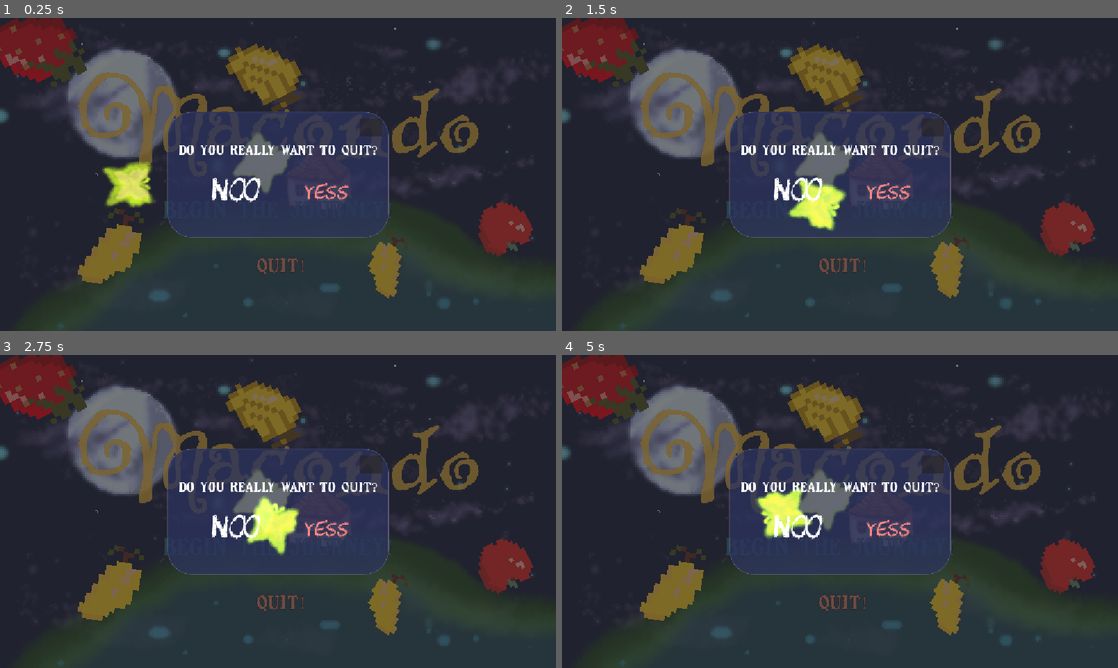
Above: before the commit, frames 1-4 (two rows, left to right).
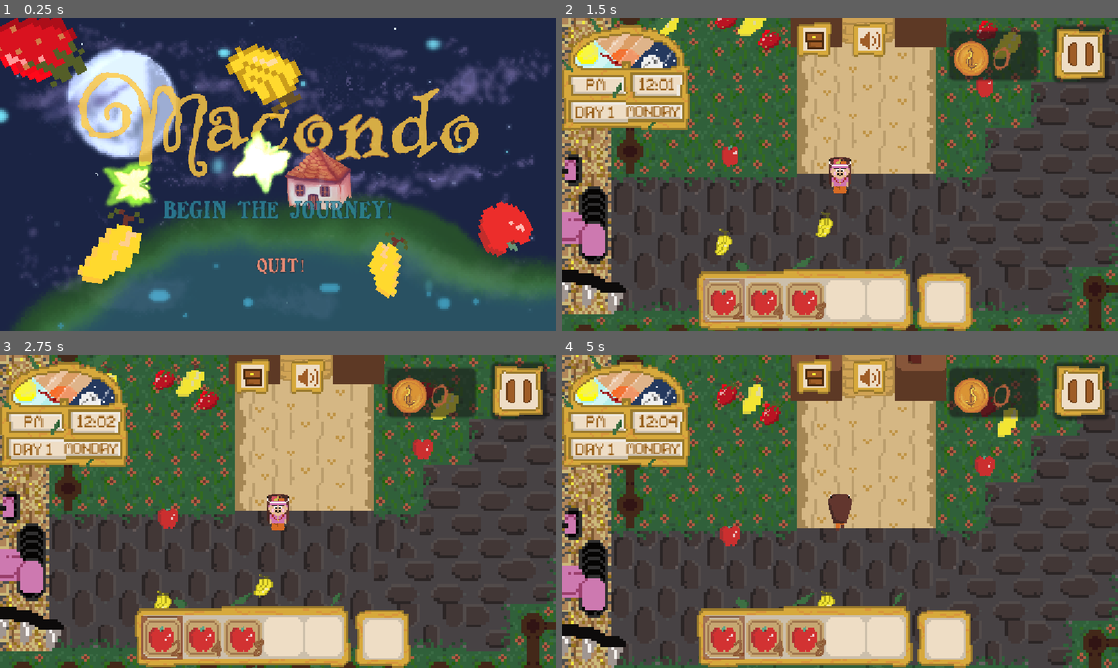
Above: after the commit, the same moments.

Repository: savageAryan/MOCONDO-FRUIT-BASH
Game: Godot game, scene res://scenes/mainmenu.tscn
The game is run twice, just before and just after one commit, with the same random seed, the same clock (stepped at 60 frames per second) and the same inputs.
Inputs (mouse positions are in pixels of both pictures, inside the frame that each line leads up to):
- Up to frame 1 (0.25 s): no input
- Up to frame 2 (1.5 s): click "BEGIN THE JOURNEY!" at 0.5 s; click (840, 212) at 1.25 s, where only the run before the commit has a clickable "BEGIN THE JOURNEY!"
- Up to frame 3 (2.75 s): click (278, 505) at 2.02 s
- Up to frame 4 (5 s): click (812, 376) at 2.77 s; tap Enter at 3.5 s; move the mouse to (962, 495) at 3.52 s; hold D (right) 3.53-4.28 s; hold X (BREAK) 3.53-4.28 s; click (962, 495) at 3.67 s; move the mouse to (728, 527) at 4.27 s; hold W (backward) from 4.28 s (still down); right-click (728, 527) at 4.35 s

The runs differ from the first frame. In frame 1, 59% of the frame differs, in the area x 0-100%, y 0-100%; in frame 2, 92%; in frame 3, 93%; in frame 4, 93%.

Commit message:
added a placeholder panel to display the gold, added a the animated gold sprite to ui and a variable to gamemanager to count gold

Diff:
--- a/project.godot
+++ b/project.godot
@@ -12,7 +12,7 @@
 
 config/name="MocondoFruitBash"
 run/main_scene="uid://dps1wlx6e4gv"
-config/features=PackedStringArray("4.6", "GL Compatibility")
+config/features=PackedStringArray("4.7", "GL Compatibility")
 config/icon="res://icon.svg"
 
 [autoload]
--- a/scenes/mainmenu.tscn
+++ b/scenes/mainmenu.tscn
@@ -503,6 +503,7 @@
 texture_scale = 1.12
 
 [node name="Panel" type="Panel" parent="." unique_id=1872482893]
+visible = false
 layout_mode = 1
 anchors_preset = 15
 anchor_right = 1.0
@@ -569,10 +570,10 @@
 anchor_top = 0.5
 anchor_right = 0.5
 anchor_bottom = 0.5
-offset_left = 27.999939
-offset_top = 10.0
-offset_right = 176.99994
-offset_bottom = 70.0
+offset_left = 49.99994
+offset_top = 16.0
+offset_right = 147.99994
+offset_bottom = 63.0
 grow_horizontal = 2
 grow_vertical = 2
 mouse_default_cursor_shape = 2
@@ -590,10 +591,10 @@
 anchor_top = 0.5
 anchor_right = 0.5
 anchor_bottom = 0.5
-offset_left = -160.00006
-offset_top = 5.0
-offset_right = -11.000061
-offset_bottom = 72.0
+offset_left = -136.00006
+offset_top = 3.0
+offset_right = -25.000061
+offset_bottom = 75.0
 grow_horizontal = 2
 grow_vertical = 2
 mouse_default_cursor_shape = 2
--- a/scenes/ui.tscn
+++ b/scenes/ui.tscn
@@ -13,6 +13,8 @@
 [ext_resource type="Texture2D" uid="uid://dsvaur8vktfu2" path="res://assets/audioicon1.png" id="11_qsv74"]
 [ext_resource type="Texture2D" uid="uid://buoxojah1bm5i" path="res://assets/audioicon3.png" id="12_h1mc3"]
 [ext_resource type="Texture2D" uid="uid://bvyvnnkkmeb4f" path="res://assets/audioicon2.png" id="13_cof4p"]
+[ext_resource type="Texture2D" uid="uid://wy8wrmn5nlih" path="res://assets/gold .png" id="14_qsv74"]
+[ext_resource type="FontFile" uid="uid://cgox7ipu4flb" path="res://assets/chawp.otf" id="15_h1mc3"]
 
 [sub_resource type="AtlasTexture" id="AtlasTexture_cgfq5"]
 atlas = ExtResource("6_p7vwb")
@@ -80,7 +82,7 @@
 "duration": 1.0,
 "texture": SubResource("AtlasTexture_f7tlh")
 }],
-"loop": true,
+"loop": 1,
 "name": &"default",
 "speed": 5.0
 }]
@@ -92,6 +94,49 @@
 _data = {
 &"time hover": SubResource("Animation_cgfq5")
 }
+
+[sub_resource type="AtlasTexture" id="AtlasTexture_8k7j3"]
+atlas = ExtResource("14_qsv74")
+region = Rect2(0, 0, 48, 48)
+
+[sub_resource type="AtlasTexture" id="AtlasTexture_jkdwc"]
+atlas = ExtResource("14_qsv74")
+region = Rect2(48, 0, 48, 48)
+
+[sub_resource type="AtlasTexture" id="AtlasTexture_rlppe"]
+atlas = ExtResource("14_qsv74")
+region = Rect2(0, 48, 48, 48)
+
+[sub_resource type="AtlasTexture" id="AtlasTexture_ycmcx"]
+atlas = ExtResource("14_qsv74")
+region = Rect2(48, 48, 48, 48)
+
+[sub_resource type="AtlasTexture" id="AtlasTexture_kupmu"]
+atlas = ExtResource("14_qsv74")
+region = Rect2(0, 96, 48, 48)
+
+[sub_resource type="SpriteFrames" id="SpriteFrames_2tg6s"]
+animations = [{
+"frames": [{
+"duration": 1.5,
+"texture": SubResource("AtlasTexture_8k7j3")
+}, {
+"duration": 1.3,
+"texture": SubResource("AtlasTexture_jkdwc")
+}, {
+"duration": 1.0,
+"texture": SubResource("AtlasTexture_rlppe")
+}, {
+"duration": 1.4,
+"texture": SubResource("AtlasTexture_ycmcx")
+}, {
+"duration": 1.4,
+"texture": SubResource("AtlasTexture_kupmu")
+}],
+"loop": 1,
+"name": &"default",
+"speed": 6.0
+}]
 
 [node name="ui" type="Control" unique_id=1662368370]
 process_mode = 3
@@ -219,4 +264,30 @@
 texture_pressed = ExtResource("12_h1mc3")
 texture_hover = ExtResource("13_cof4p")
 
+[node name="Panel2" type="Panel" parent="." unique_id=1437347179]
+layout_mode = 0
+offset_left = 207.8844
+offset_top = 7.0038915
+offset_right = 255.7717
+offset_bottom = 33.463036
+
+[node name="AnimatedSprite2D" type="AnimatedSprite2D" parent="Panel2" unique_id=965754787]
+position = Vector2(11.830254, 13.229574)
+scale = Vector2(0.46403834, 0.46403834)
+sprite_frames = SubResource("SpriteFrames_2tg6s")
+autoplay = "default"
+frame_progress = 0.07992398
+
+[node name="Label" type="Label" parent="Panel2" unique_id=426172164]
+layout_mode = 0
+offset_left = 23.762815
+offset_top = 6.744488
+offset_right = 42.762817
+offset_bottom = 22.744488
+scale = Vector2(0.327, 0.327)
+theme_override_colors/font_color = Color(0.7, 0.3766, 0.23799998, 1)
+theme_override_fonts/font = ExtResource("15_h1mc3")
+theme_override_font_sizes/font_size = 58
+text = "00"
+
 [connection signal="pressed" from="pausebutton" to="." method="_on_pausebutton_pressed"]
--- a/scripts/game_manager.gd
+++ b/scripts/game_manager.gd
@@ -5,6 +5,7 @@
 var strawberry = 0
 var mango = 0
 var log = 0
+var gold = 0
 
 
 
--- a/scripts/ui.gd
+++ b/scripts/ui.gd
@@ -37,6 +37,7 @@
 
 # Called every frame. 'delta' is the elapsed time since the previous frame.
 func _physics_process(delta: float) -> void:
+	goldcount()
 	ampmlabel.text = suffix
 	if Input.is_action_just_pressed("pause") :
 		paused = not paused
@@ -113,3 +114,6 @@
 func inventory_close():
 	if invenrory.closed.emit():
 		visible = true
+@onready var label: Label = $Panel2/Label
+func goldcount():
+	label.text = str(GameManager.gold)
Binary file added: assets/gold .png
Not shown, added: assets/gold .png.import
